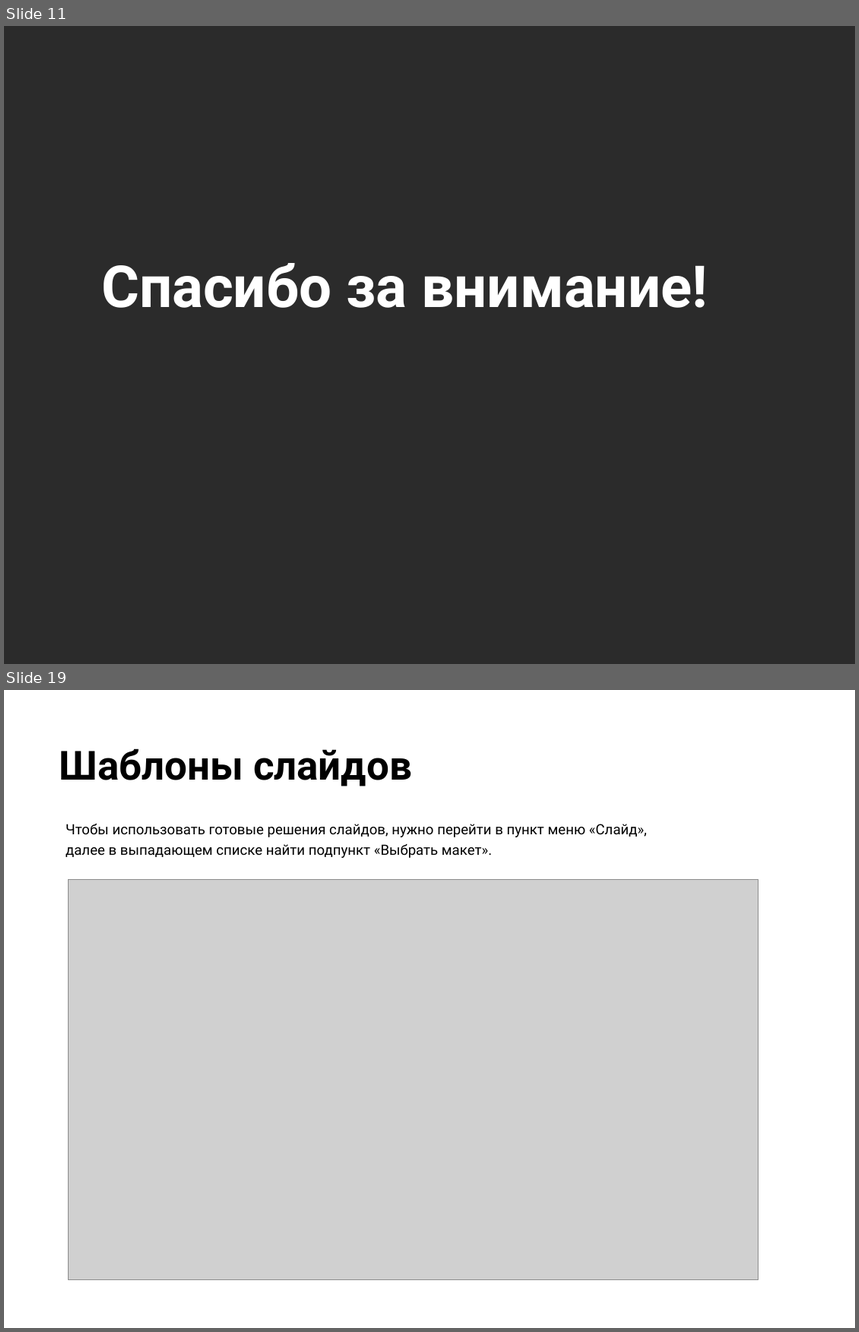
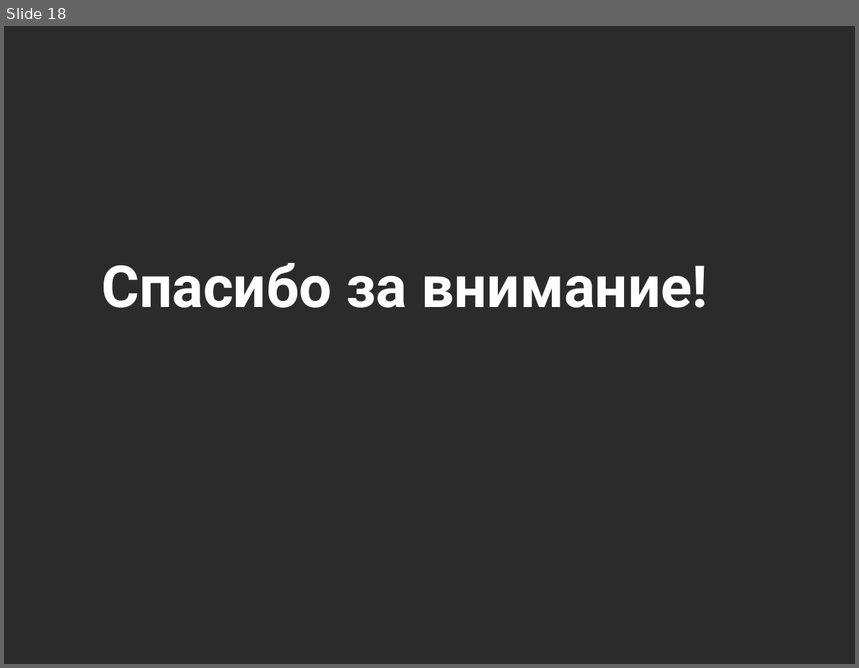
Before and after one commit to christina-gorina/microservices-otus-study, a slide deck: final/marketplace-orders/files/presentation/Презентация.pptx. Shown one above the other, each under a label of ours: slides 11 and 19 before the commit, slide 18 after it; the slides between them are not shown. The pictures are 859x1332 and 859x668 pixels, drawn with LibreOffice and Linux fonts; fonts in the diff are those of the drawing; grey boxes stand for pictures; background and template pictures are left out; a plain dark background stands for a picture behind light text. Boxes give left, top, right and bottom in pixels: in the first picture for what was removed or moved away, otherwise in the second. Text is boxed around its words. In the diff, an @@ line names an element or a change of style, - is before the commit and + after.

```diff
--- a/final/marketplace-orders/files/presentation/Презентация.pptx
+++ b/final/marketplace-orders/files/presentation/Презентация.pptx
@@ slide 19 removed at [4,690,855,1328], background picture (left out) @@
@@ title removed at [59,749,412,787] @@
-Шаблоны слайдов
@@ subtitle removed at [66,824,647,858] @@
-Чтобы использовать готовые решения слайдов, нужно перейти в пункт меню «Слайд»,
-далее в выпадающем списке найти подпункт «Выбрать макет».
@@ picture removed at [68,880,758,1280] @@
@@ what was slide 11 is now slide 18 @@
```
Also in this commit, not shown: 3 slides changed, 9 slides added, 9 other slides removed, 2 other files.
